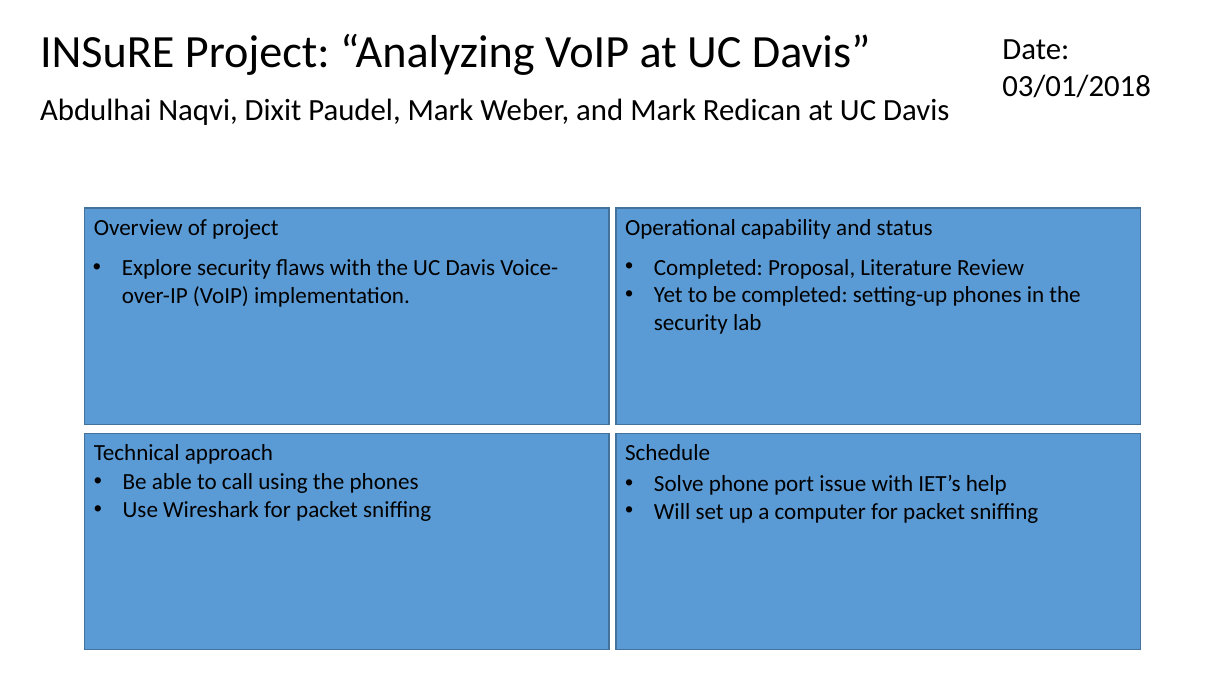
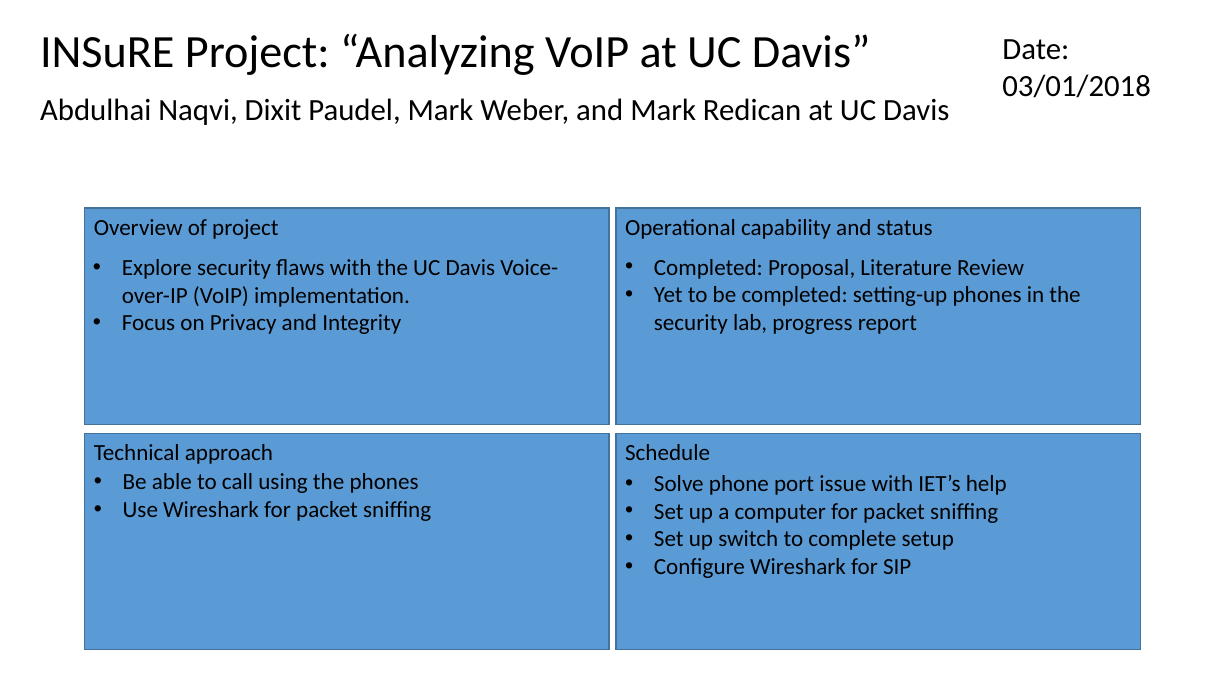
Before and after one commit to meongithub/ecs289M, a slide deck: slide 1 of weekly_dashboard/dashboard-03-01.pptx. Drawn at 1232x693 pixels with LibreOffice and Linux fonts; fonts in the diff are those of the drawing. Boxes give left, top, right and bottom in pixels: in the first picture for what was removed or moved away, otherwise in the second. Text is boxed around its words. In the diff, an @@ line names an element or a change of style, - is before the commit and + after.

```diff
--- a/weekly_dashboard/dashboard-03-01.pptx
+++ b/weekly_dashboard/dashboard-03-01.pptx
@@ text at <box>654,286,1080,334</box>: text changed @@
-• Yet to be completed: setting-up phones in the security lab
+• Yet to be completed: setting-up phones in the security lab, progress report
@@ text at <box>122,314,401,334</box>: paragraph added @@
+• Focus on Privacy and Integrity
@@ text at <box>654,503,998,578</box>: text changed @@
-• Will set up a computer for packet sniffing
+• Set up a computer for packet sniffing
+• Set up switch to complete setup
+• Configure Wireshark for SIP
```
Also in this commit, not shown: 1 other slide changed.
